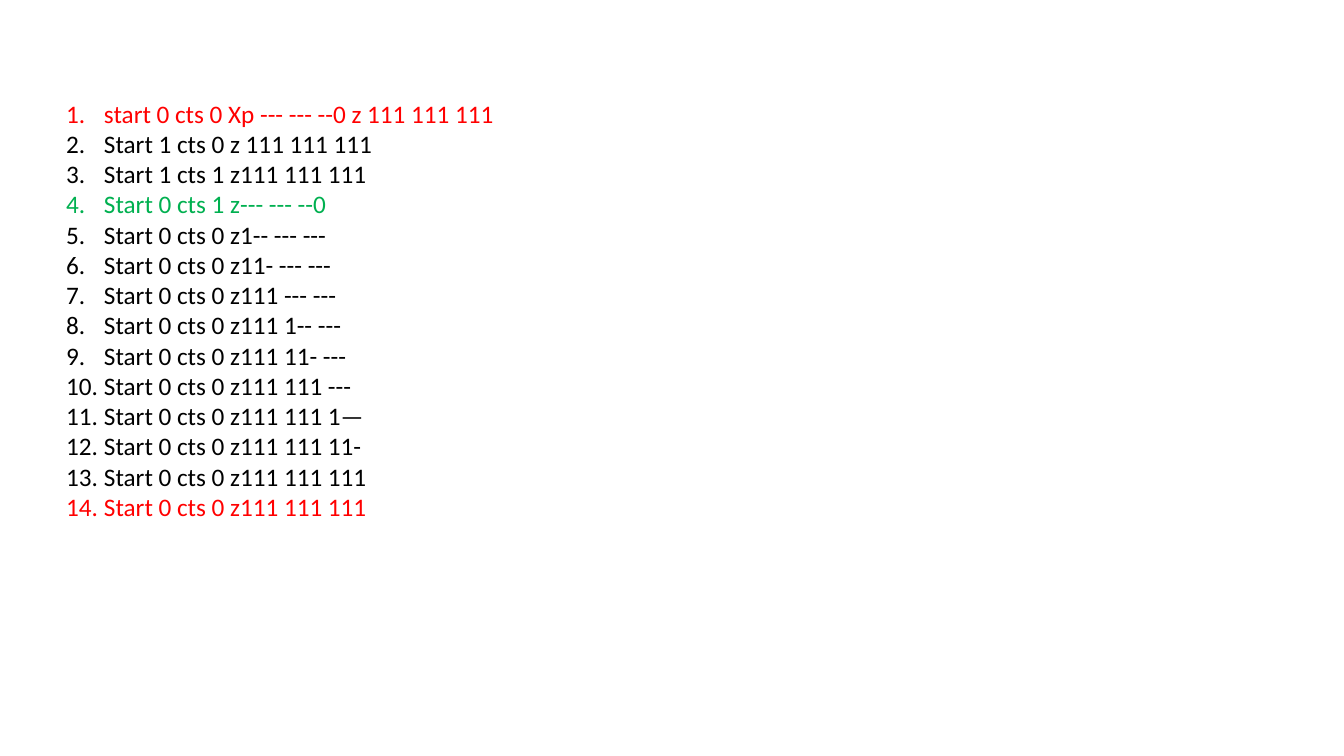
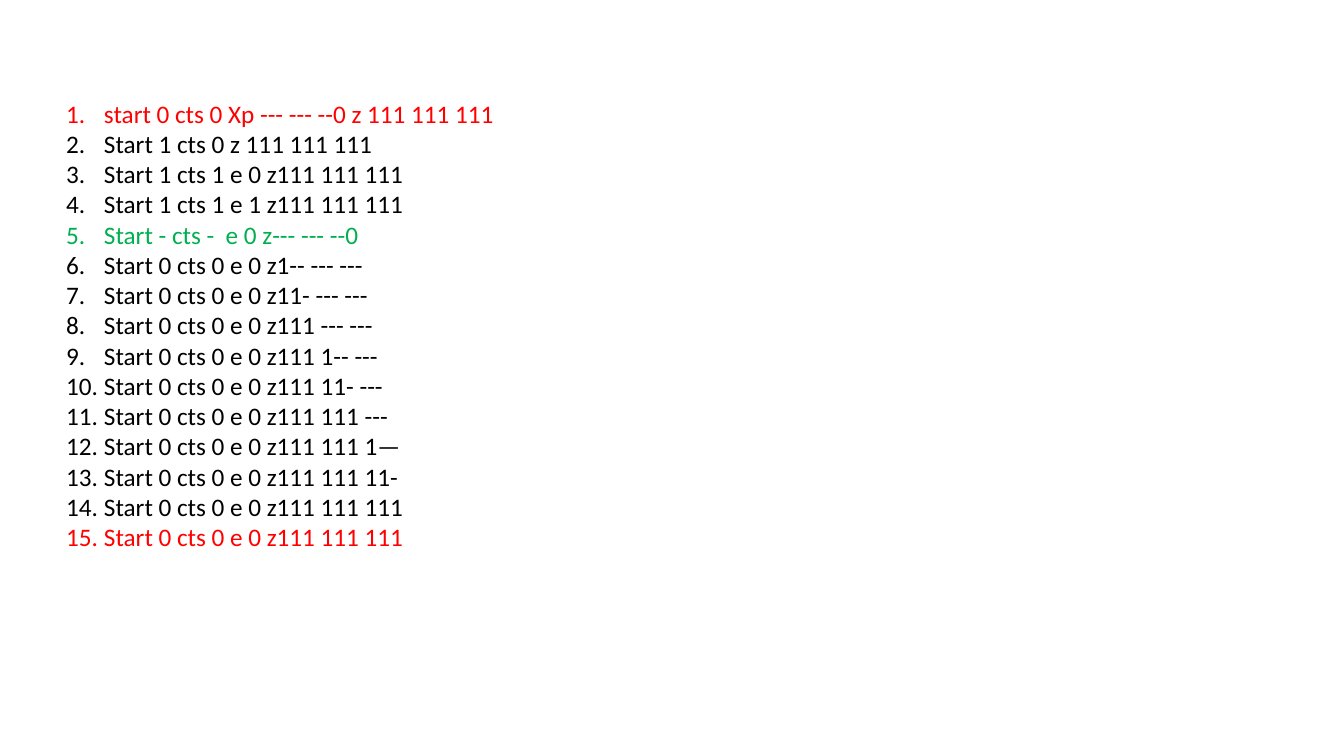
Before and after one commit to FlavioRenzi/UART_Project, a slide deck: slide 3 of UART model.pptx. Drawn at 1344x756 pixels with LibreOffice and Linux fonts; fonts in the diff are those of the drawing. Boxes give left, top, right and bottom in pixels: in the first picture for what was removed or moved away, otherwise in the second. Text is boxed around its words. In the diff, an @@ line names an element or a change of style, - is before the commit and + after.

```diff
--- a/UART model.pptx
+++ b/UART model.pptx
@@ text at <box>66,166,403,547</box>: text changed @@
-3. Start 1 cts 1 z111 111 111
-4. Start 0 cts 1 z--- --- --0
-5. Start 0 cts 0 z1-- --- ---
-6. Start 0 cts 0 z11- --- ---
-7. Start 0 cts 0 z111 --- ---
-8. Start 0 cts 0 z111 1-- ---
-9. Start 0 cts 0 z111 11- ---
-10. Start 0 cts 0 z111 111 ---
-11. Start 0 cts 0 z111 111 1—
-12. Start 0 cts 0 z111 111 11-
-13. Start 0 cts 0 z111 111 111
-14. Start 0 cts 0 z111 111 111
+3. Start 1 cts 1 e 0 z111 111 111
+4. Start 1 cts 1 e 1 z111 111 111
+5. Start - cts - e 0 z--- --- --0
+6. Start 0 cts 0 e 0 z1-- --- ---
+7. Start 0 cts 0 e 0 z11- --- ---
+8. Start 0 cts 0 e 0 z111 --- ---
+9. Start 0 cts 0 e 0 z111 1-- ---
+10. Start 0 cts 0 e 0 z111 11- ---
+11. Start 0 cts 0 e 0 z111 111 ---
+12. Start 0 cts 0 e 0 z111 111 1—
+13. Start 0 cts 0 e 0 z111 111 11-
+14. Start 0 cts 0 e 0 z111 111 111
+15. Start 0 cts 0 e 0 z111 111 111
```
Also in this commit, not shown: 3 other slides changed, 1 slide added, 1 slide removed, 6 other files.
